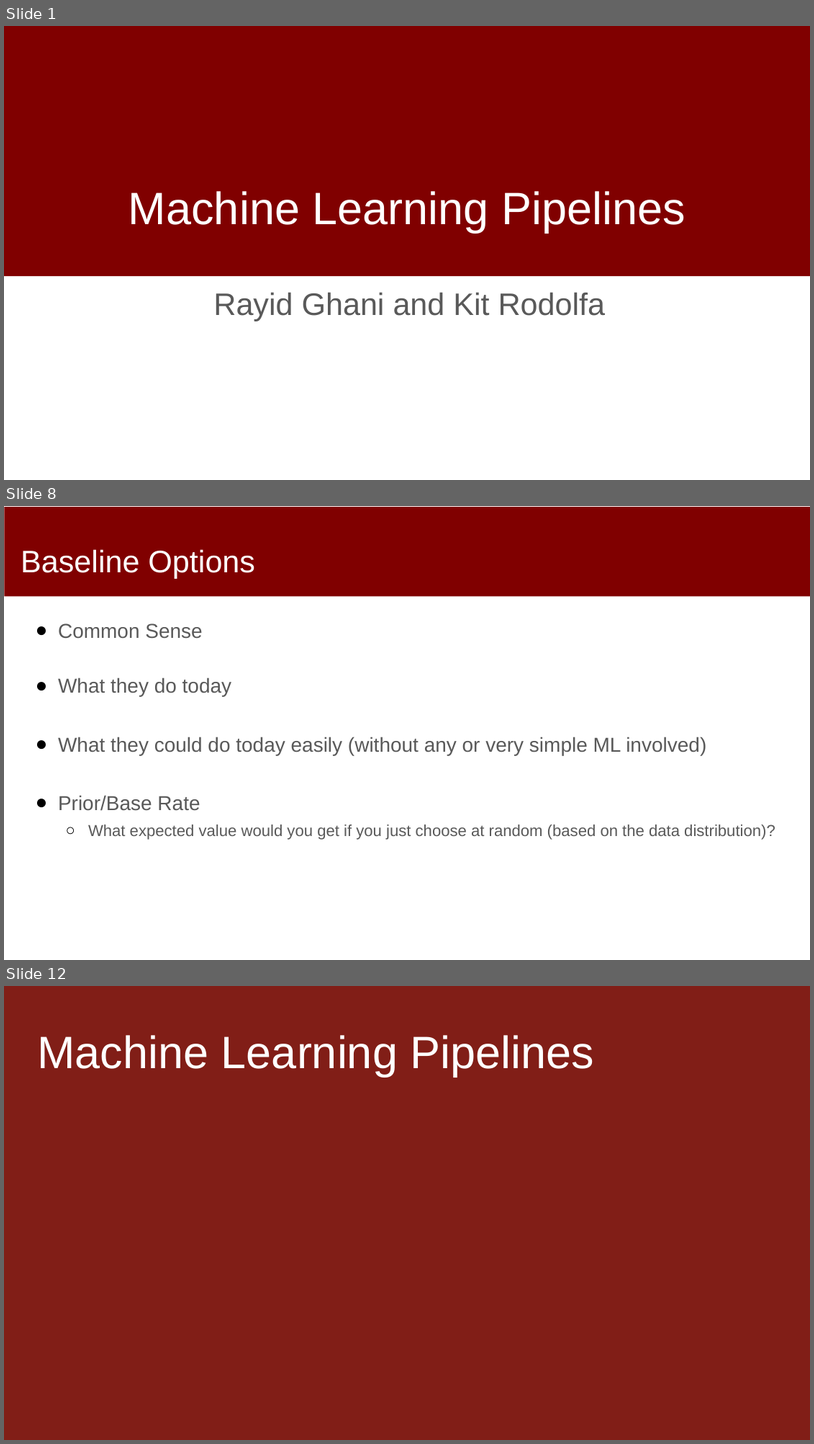
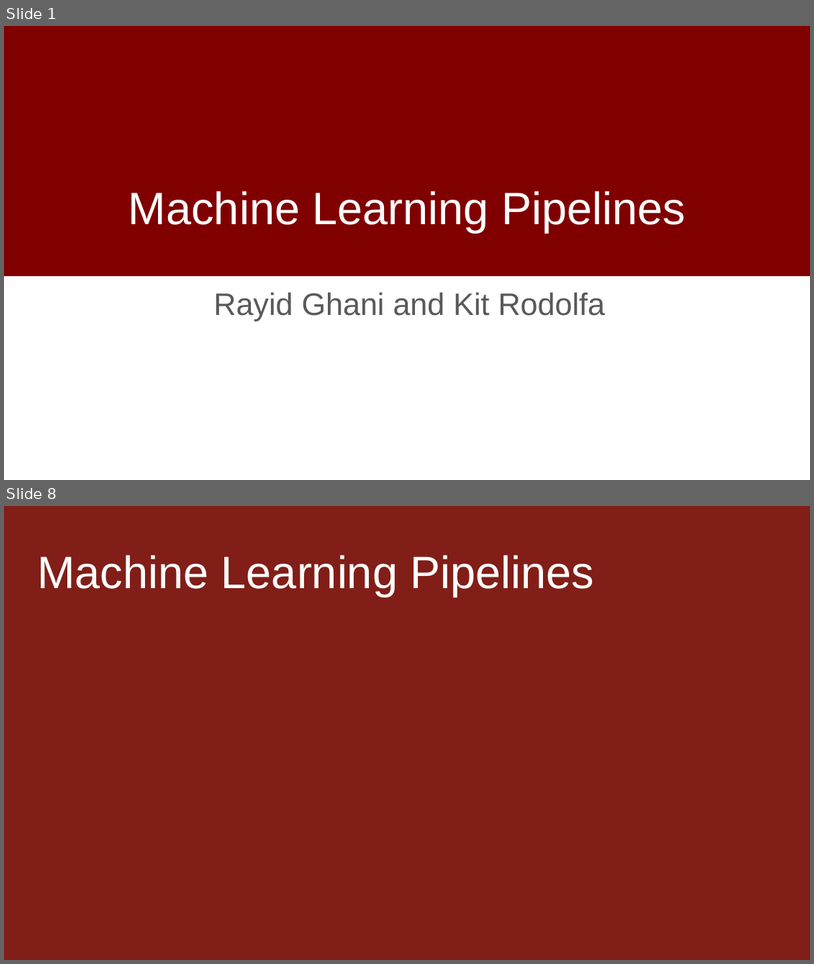
Before and after one commit to dssg/MLinPractice, a slide deck: Lectures/Lecture8-Machine-Learning-Pipelines.pptx. Shown one above the other, each under a label of ours: slides 1, 8 and 12 before the commit, slides 1 and 8 after it; the slides between them are not shown. The pictures are 814x1444 and 814x964 pixels, drawn with LibreOffice and Linux fonts; fonts in the diff are those of the drawing; background and template pictures are left out. Boxes give left, top, right and bottom in pixels: in the first picture for what was removed or moved away, otherwise in the second. Text is boxed around its words. In the diff, an @@ line names an element or a change of style, - is before the commit and + after.

```diff
--- a/Lectures/Lecture8-Machine-Learning-Pipelines.pptx
+++ b/Lectures/Lecture8-Machine-Learning-Pipelines.pptx
@@ slide 8 removed at (4, 506, 810, 960), background #FFFFFF @@
@@ rectangle removed at (5, 507, 810, 596) @@
@@ title removed at (21, 549, 255, 579) @@
-Baseline Options
@@ text removed at (58, 623, 776, 839) @@
-● Common Sense
-● What they do today
-● What they could do today easily (without any or very simple ML involved)
-● Prior/Base Rate
-  ○ What expected value would you get if you just choose at random (based on the data distribution)?
@@ what was slide 12 is now slide 8 @@
```
Also in this commit, not shown: 4 slides changed, 4 slides added, 9 other slides removed.
